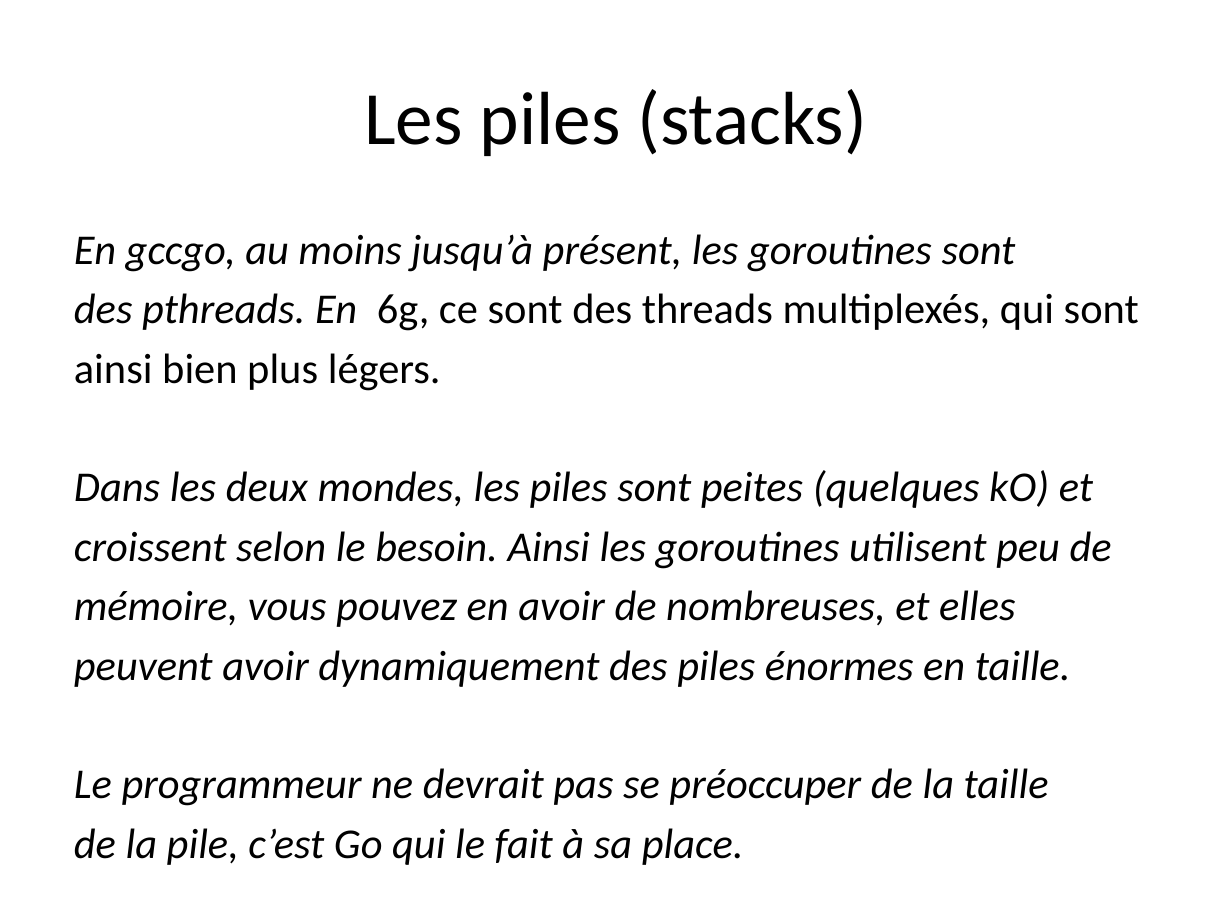
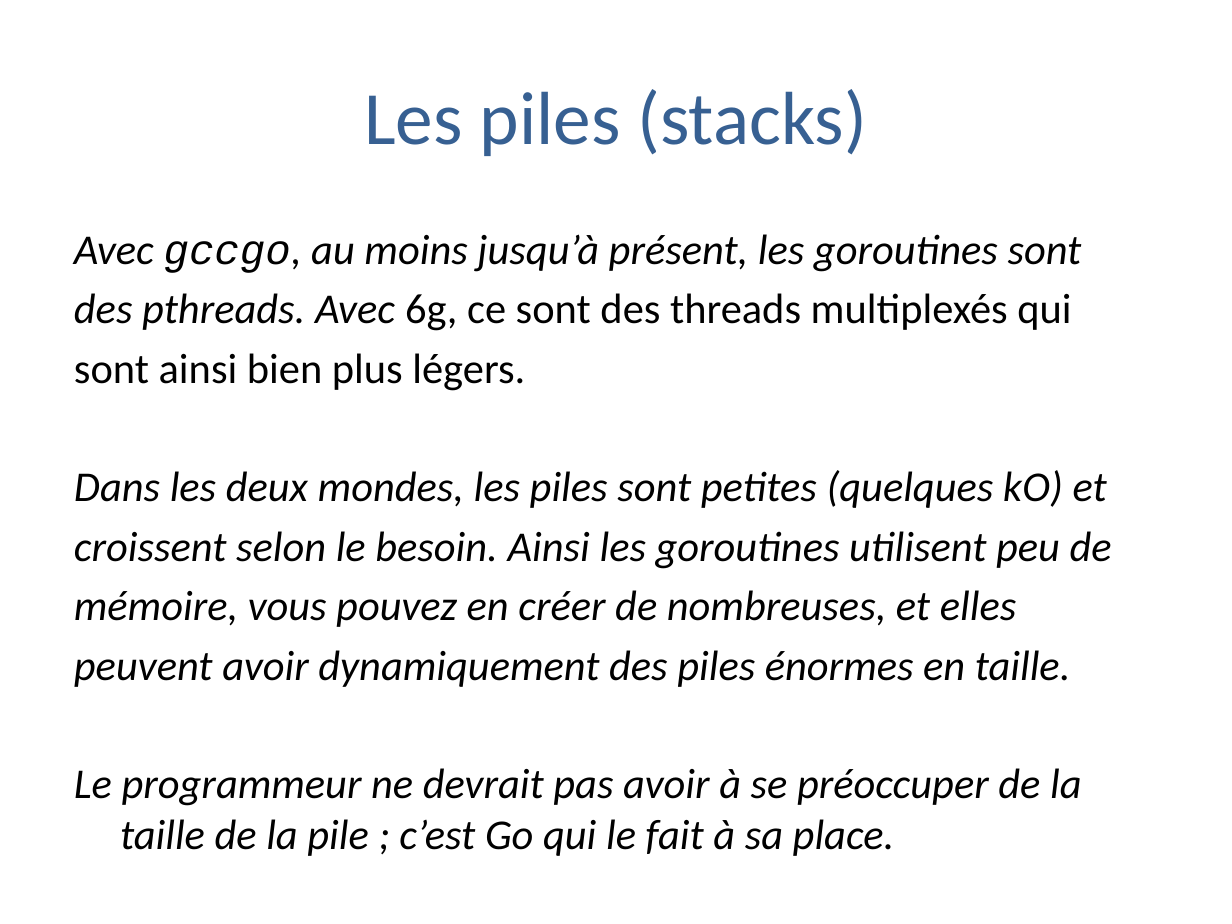
Before and after one commit to trash-anger/golang-france, a slide deck: slide 9 of Go-documentation/cours-general/Go-partie3.pptx. Drawn at 1232x924 pixels with LibreOffice and Linux fonts; fonts in the diff are those of the drawing; background and template pictures are left out. Boxes give left, top, right and bottom in pixels: in the first picture for what was removed or moved away, otherwise in the second. Text is boxed around its words. In the diff, an @@ line names an element or a change of style, - is before the commit and + after.

```diff
--- a/Go-documentation/cours-general/Go-partie3.pptx
+++ b/Go-documentation/cours-general/Go-partie3.pptx
@@ title "Les piles (stacks)" at <box>364,89,867,156</box>: text colour #000000 to #376092 @@
@@ text at <box>74,234,1107,508</box>: text changed @@
-En gccgo, au moins jusqu’à présent, les goroutines sont
-des pthreads. En 6g, ce sont des threads multiplexés, qui sont
-ainsi bien plus légers.
-Dans les deux mondes, les piles sont peites (quelques kO) et
+Avec gccgo, au moins jusqu’à présent, les goroutines sont
+des pthreads. Avec 6g, ce sont des threads multiplexés qui
+sont ainsi bien plus légers.
+Dans les deux mondes, les piles sont petites (quelques kO) et
@@ text at <box>74,590,1016,627</box>: text changed @@
-mémoire, vous pouvez en avoir de nombreuses, et elles
+mémoire, vous pouvez en créer de nombreuses, et elles
@@ text at <box>74,768,1082,856</box>: text changed @@
-Le programmeur ne devrait pas se préoccuper de la taille
-de la pile, c’est Go qui le fait à sa place.
+Le programmeur ne devrait pas avoir à se préoccuper de la taille de la pile ; c’est Go qui le fait à sa place.
```
Also in this commit, not shown: 45 other slides changed, 1 slide added, 1 other file.
